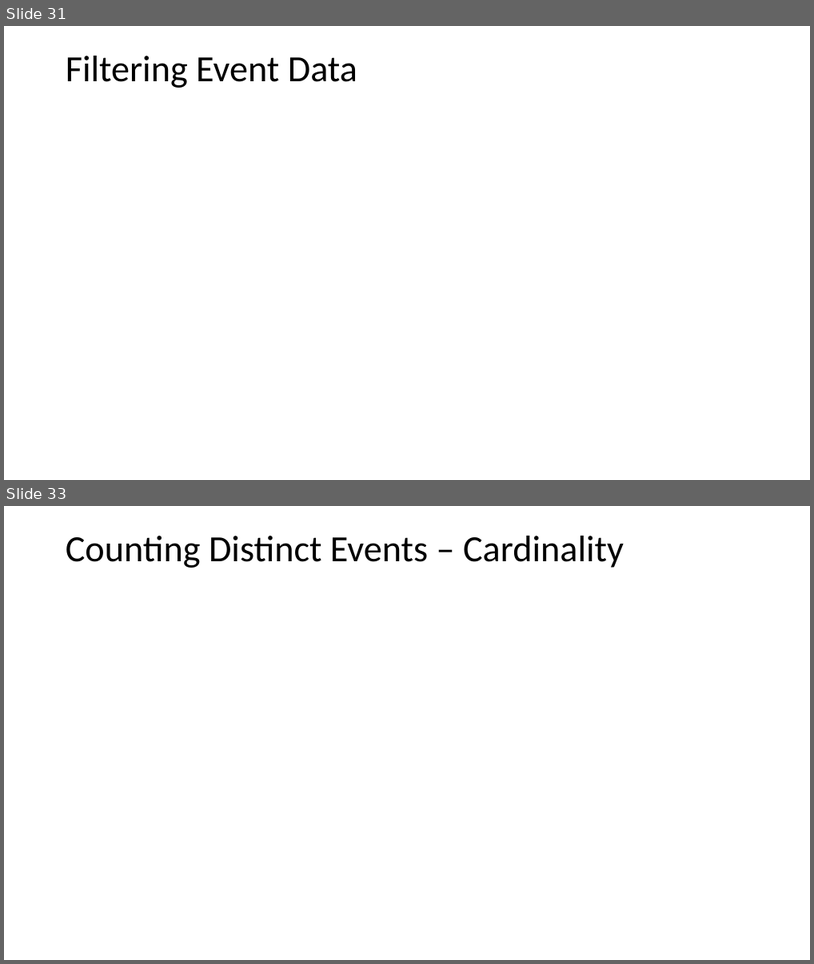
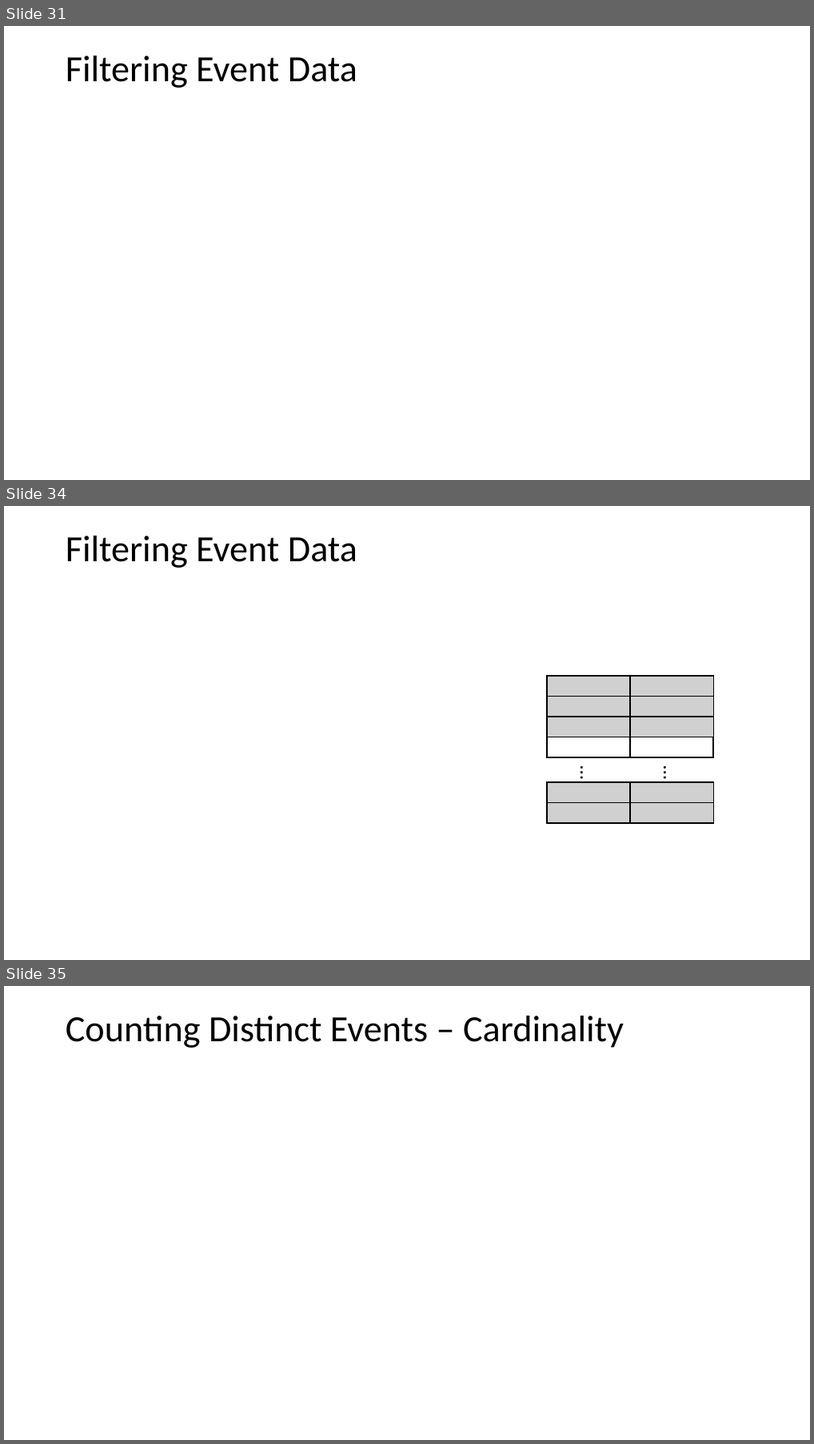
Before and after one commit to StephenElston/CSCI-E-108, a slide deck: slides/3_StreamingAnalytics.pptx. Shown one above the other, each under a label of ours: slides 31 and 33 before the commit, slides 31, 34 and 35 after it; the slides between them are not shown. The pictures are 814x964 and 814x1444 pixels, drawn with LibreOffice and Linux fonts; fonts in the diff are those of the drawing; grey boxes stand for pictures. Boxes give left, top, right and bottom in pixels: in the first picture for what was removed or moved away, otherwise in the second. Text is boxed around its words. In the diff, an @@ line names an element or a change of style, - is before the commit and + after.

```diff
--- a/slides/3_StreamingAnalytics.pptx
+++ b/slides/3_StreamingAnalytics.pptx
@@ slide 34 added at <box>4,506,810,960</box>, background #FFFFFF @@
@@ text added at <box>66,536,358,568</box>, 44 pt, text #000000 @@
+Filtering Event Data
@@ rectangle added at <box>547,676,630,758</box>, outline #000000 2 pt @@
@@ picture added at <box>547,676,630,696</box> @@
@@ picture added at <box>547,696,630,716</box> @@
@@ rectangle added at <box>630,676,714,758</box>, outline #000000 2 pt @@
@@ picture added at <box>630,676,714,696</box> @@
@@ picture added at <box>630,696,714,716</box> @@
@@ picture added at <box>547,717,630,737</box> @@
@@ picture added at <box>630,717,714,737</box> @@
@@ text added at <box>547,758,631,788</box>, 24 pt, text #000000 @@
+…
@@ text added at <box>630,758,714,788</box>, 24 pt, text #000000 @@
+…
@@ rectangle added at <box>547,782,630,822</box>, outline #000000 2 pt @@
@@ picture added at <box>547,783,630,803</box> @@
@@ rectangle added at <box>630,782,714,822</box>, outline #000000 2 pt @@
@@ picture added at <box>630,783,714,803</box> @@
@@ picture added at <box>547,803,630,823</box> @@
@@ picture added at <box>630,803,714,823</box> @@
@@ what was slide 33 is now slide 35 @@
```
Also in this commit, not shown: 2 slides changed, 4 other slides added.
